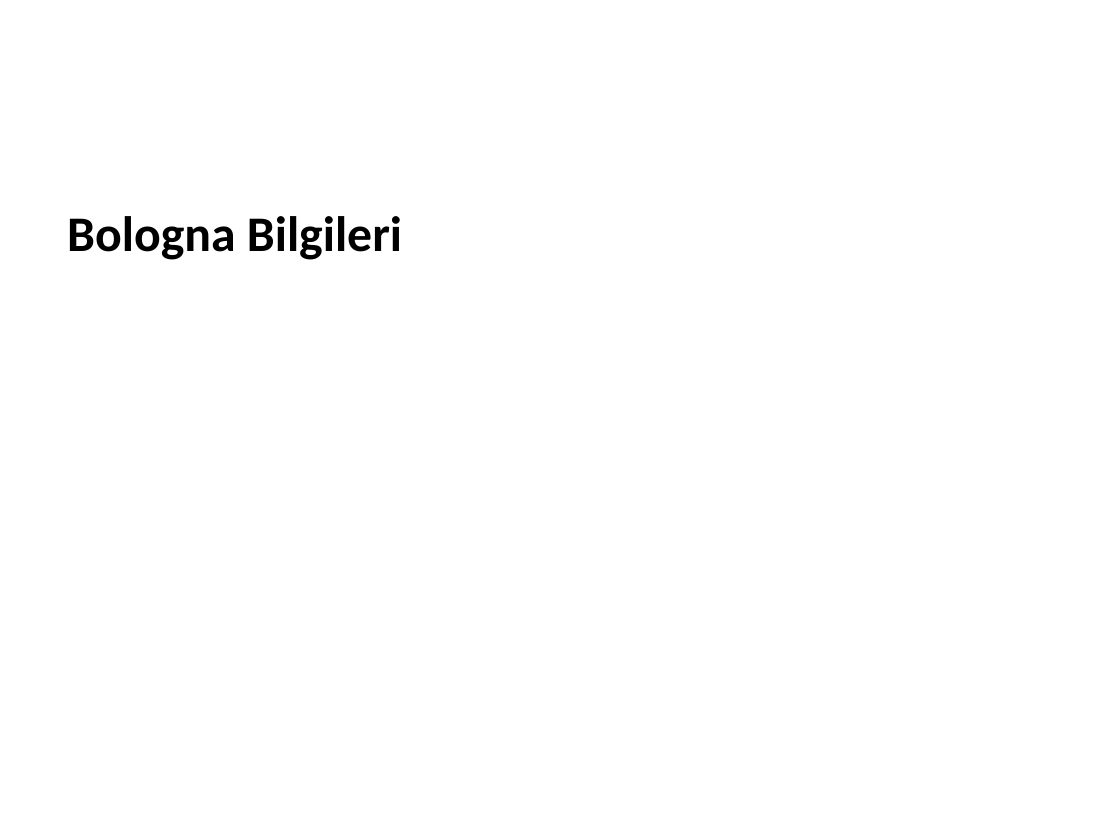
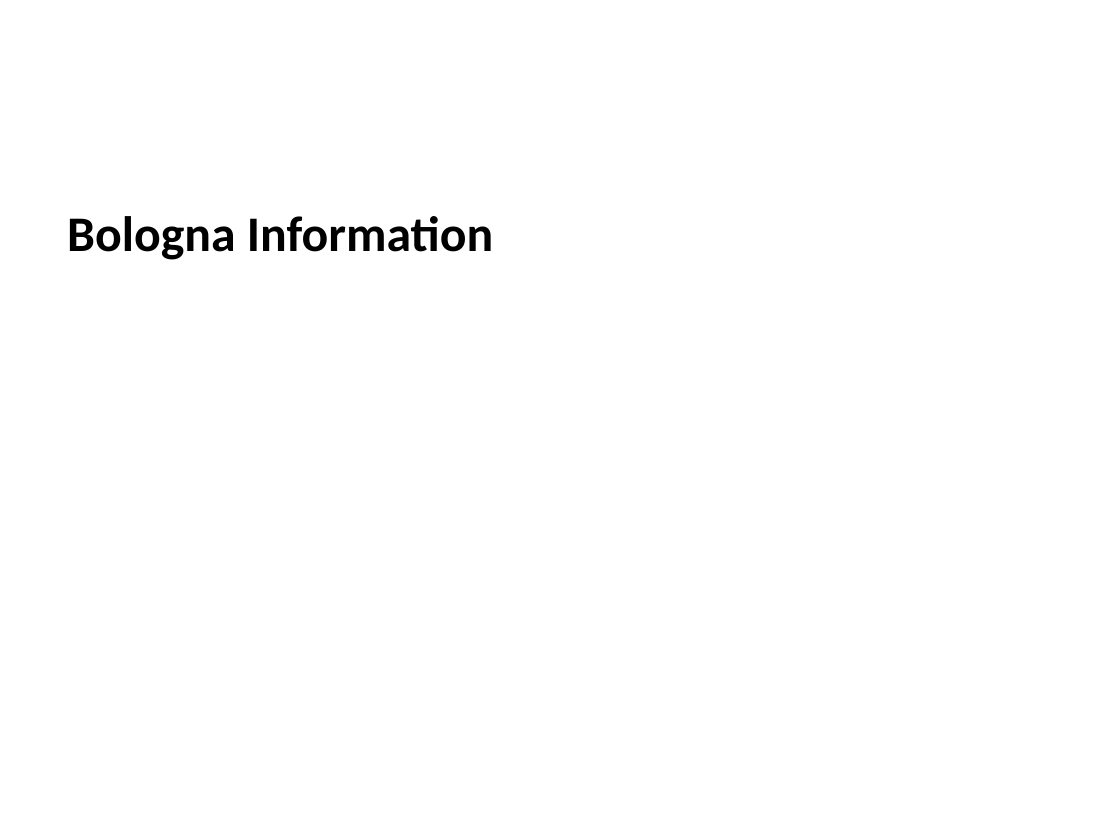
Before and after one commit to ucoruh/ce100-algorithms-and-programming-II, a slide deck: slide 57 of docs/syllabus/syllabus.tr.md_word.pptx (slide 58 before the commit). Drawn at 1120x840 pixels with LibreOffice and Linux fonts; fonts in the diff are those of the drawing. Boxes give left, top, right and bottom in pixels: in the first picture for what was removed or moved away, otherwise in the second. Text is boxed around its words. In the diff, an @@ line names an element or a change of style, - is before the commit and + after.

```diff
--- a/docs/syllabus/syllabus.tr.md_word.pptx
+++ b/docs/syllabus/syllabus.tr.md_word.pptx
@@ text at [67, 216, 493, 260]: text changed @@
-Bologna Bilgileri
+Bologna Information
```
Also in this commit, not shown: 12 other slides changed, 1 slide removed, 14 other files.
